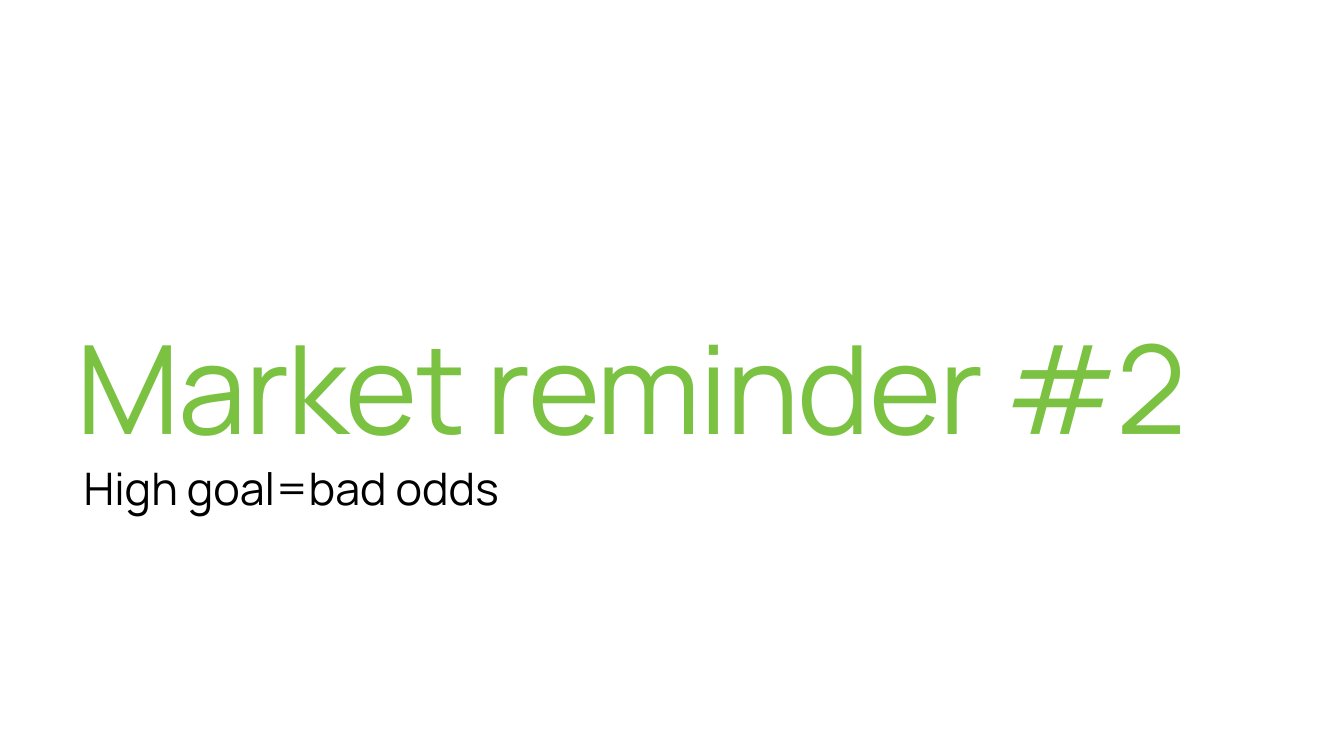
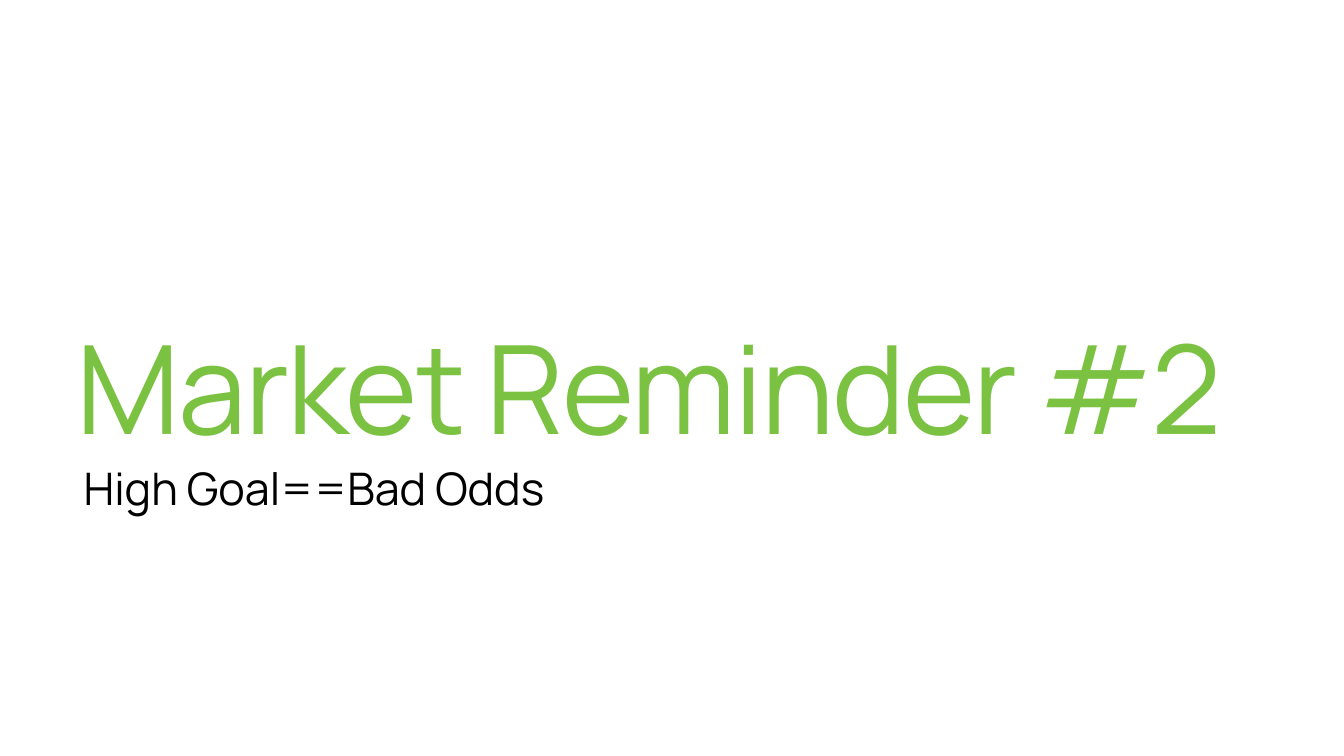
Before and after one commit to etoister/Kickstarter, a slide deck: slide 6 of updated KO.pptx. Drawn at 1344x756 pixels with LibreOffice and Linux fonts; fonts in the diff are those of the drawing. Boxes give left, top, right and bottom in pixels: in the first picture for what was removed or moved away, otherwise in the second. Text is boxed around its words. In the diff, an @@ line names an element or a change of style, - is before the commit and + after.

```diff
--- a/updated KO.pptx
+++ b/updated KO.pptx
@@ title at [77, 343, 1222, 436]: text changed @@
-Market reminder #2
+Market Reminder #2
@@ text at [84, 472, 544, 516]: text changed @@
-High goal=bad odds
+High Goal==Bad Odds
```
Also in this commit, not shown: 5 other slides changed, 1 slide added, 2 other files.
